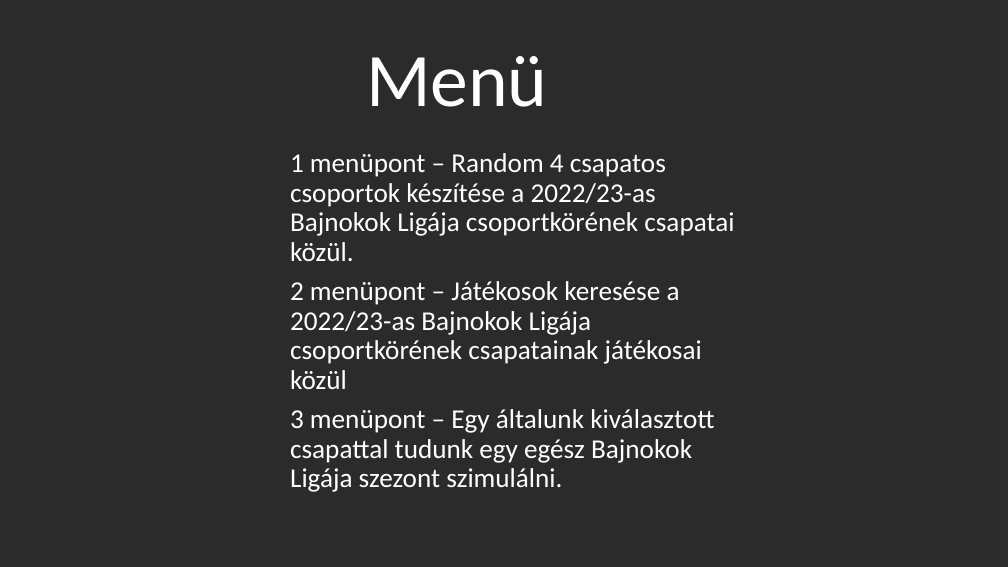
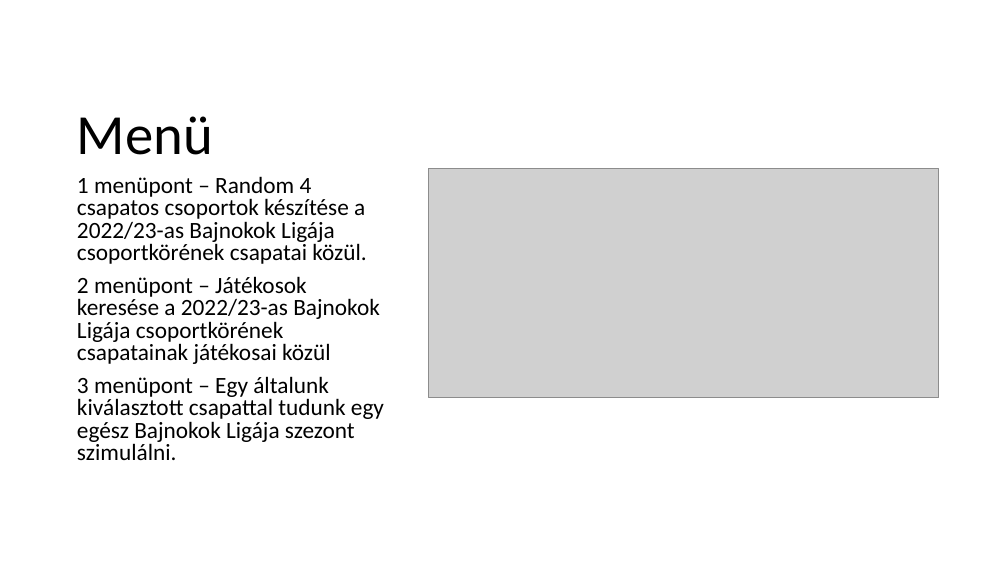
Before and after one commit to Zeteny06/Pythonprojectmunka, a slide deck: slide 2 of Prezentáció(elkezdve).pptx. Drawn at 1008x567 pixels with LibreOffice and Linux fonts; fonts in the diff are those of the drawing; grey boxes stand for pictures; background and template pictures are left out; a plain dark background stands for a picture behind light text. Boxes give left, top, right and bottom in pixels: in the first picture for what was removed or moved away, otherwise in the second. Text is boxed around its words. In the diff, an @@ line names an element or a change of style, - is before the commit and + after.

```diff
--- a/Prezentáció(elkezdve).pptx
+++ b/Prezentáció(elkezdve).pptx
@@ background picture (left out) to #FFFFFF @@
@@ title "Menü": place and size @@
-title "Menü" at [366,56,548,107]
+title "Menü" at [77,116,213,155]
@@ title "Menü" at [77,116,213,155]: size 72 to 54 pt, text colour #FFFFFF to #000000 @@
@@ text "1 menüpont – Random 4 ...": place and size @@
-text "1 menüpont – Random 4 ..." at [290,153,734,492]
+text "1 menüpont – Random 4 ..." at [77,176,384,460]
@@ text "1 menüpont – Random 4 ..." at [77,176,384,460]: size 25.9 to 22.2 pt, text colour #FFFFFF to #000000; line spacing 0.9 to 0.8 @@
@@ picture added at [429,169,939,399] @@
```
Also in this commit, not shown: 1 other slide changed, 1 slide added, 2 slides removed, 8 other files.
